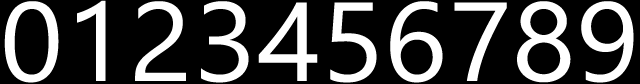
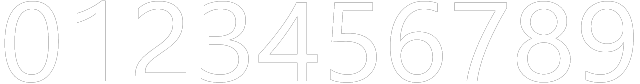
Layered file, before and after one edit (640×84). Changes by layer:
painted on "9 copy", masked it over [4, 0, 634, 83]
removed layer "Background" over [0, 0, 640, 84]
